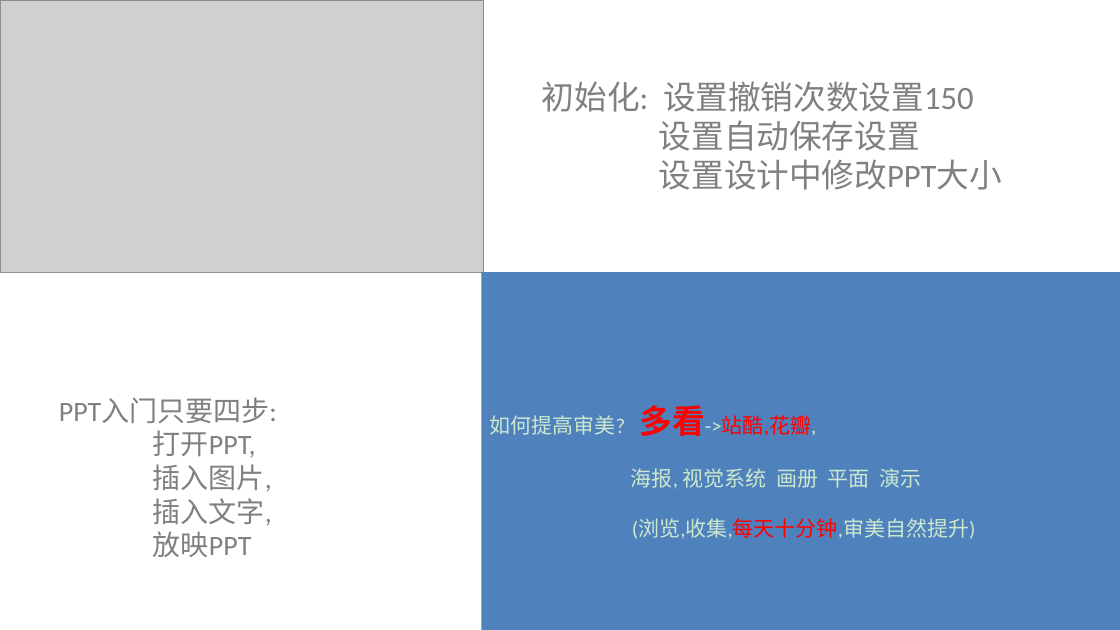
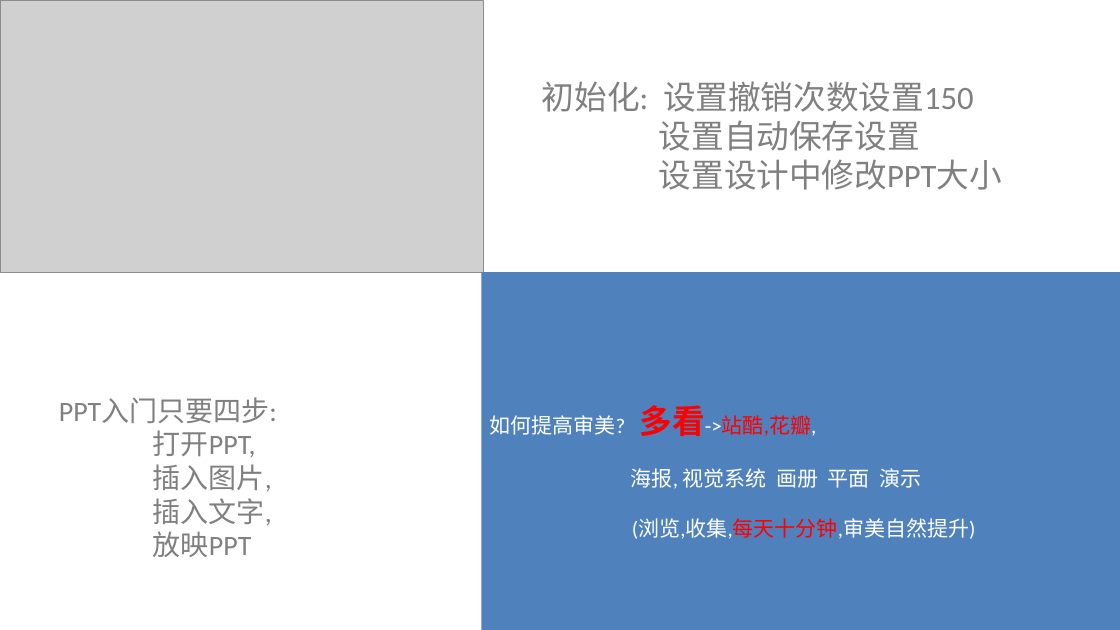
Before and after one commit to congcongshang/StudyNoteBook, a slide deck: slide 2 of PPTTest/PPT学习笔记.pptx. Drawn at 1120x630 pixels with LibreOffice and Linux fonts; fonts in the diff are those of the drawing; grey boxes stand for pictures. Boxes give left, top, right and bottom in pixels: in the first picture for what was removed or moved away, otherwise in the second. Text is boxed around its words. In the diff, an @@ line names an element or a change of style, - is before the commit and + after.

```diff
--- a/PPTTest/PPT学习笔记.pptx
+++ b/PPTTest/PPT学习笔记.pptx
@@ background #CCE8CF to #FFFFFF @@
@@ rectangle "如何提高审美? 多看->站酷,花瓣," at bbox=[481, 272, 1120, 630]: text colour #CCE8CF to #FFFFFF in "如何提高审美? 多看->站酷,花瓣,", "海报, 视觉系统 画册 平面 演示", "(浏览,收集,每天十分钟,审美自然提升)" @@
```
Also in this commit, not shown: 6 other slides changed, 9 slides added, 9 slides removed, 3 other files.
